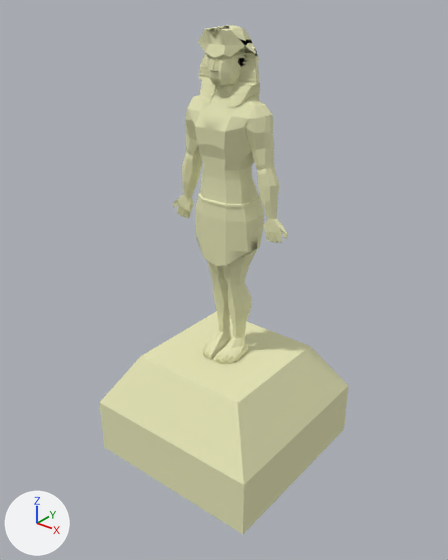
One commit to the FBX model Assets/Scenes/HTrayford/Meshes/Pharoah.fbx: the scene before it, then after it.
Before and after are seen from a 50 mm lens placed at (5.45, -6.88, 7.39), pointed at (0.03, -0.11, 3.2). Lighting does not change. The marker at lower left points along +X, +Y and +Z. Where no turn or scale is listed for an object, it has been applied to the vertices.
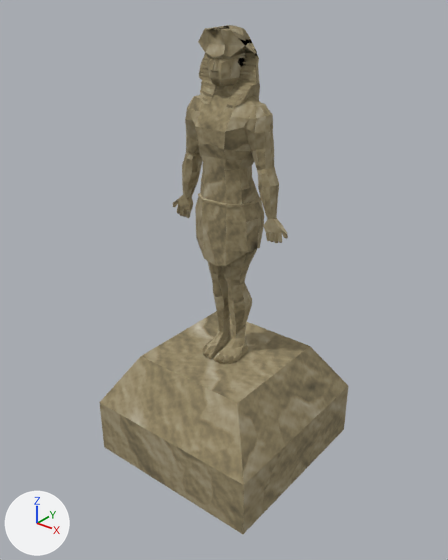
Changed parts and their boxes (x1, y1, x2, y2) in the pictures (448 x 560 px):
'Cube', recoloured (beige to yellow): (99, 25, 348, 534) in both

The edits, one by one:
Picture 'Stone.png' (img_stone_png) is new.
Material 'Pharoah' (mat_pharoah) is new.
Its texture is img_stone_png.
Its roughness is 1.0.
me_cube_001 has 1766 vertices, 1702 faces and spans x -1.52..1.52, y -1.52..1.52, z 0.0..6.84.
me_cube_001 no longer uses material mat_material (beige #e7e7b8).
me_cube_001 now uses material mat_pharoah (picture img_stone_png).
